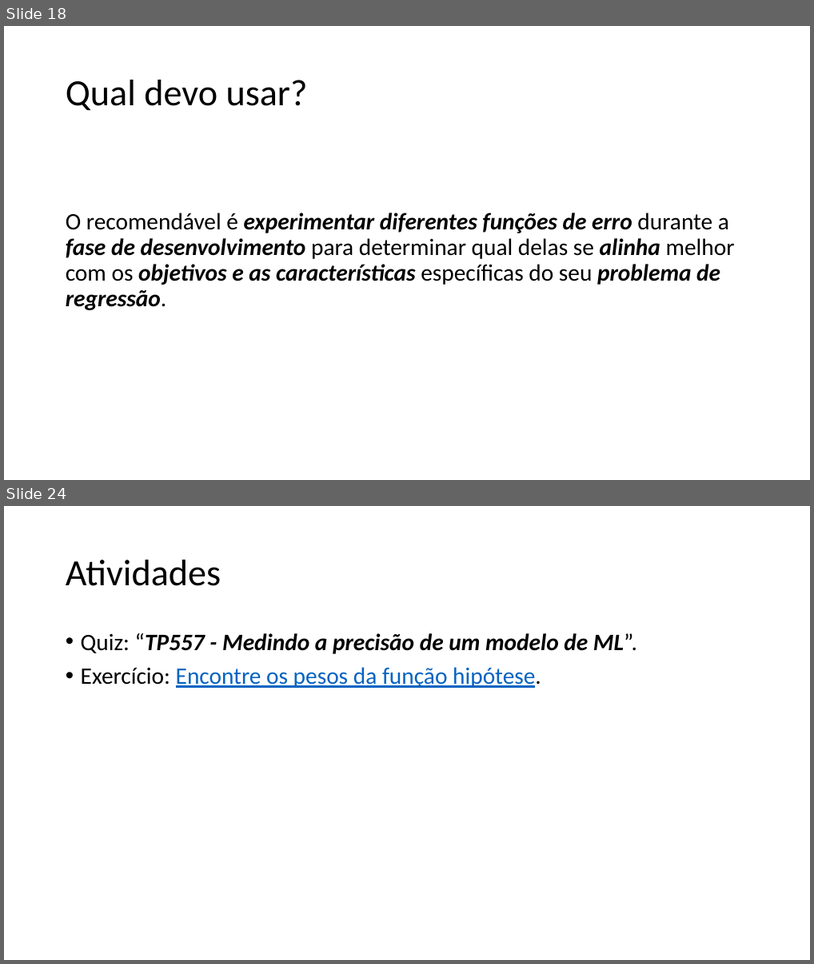
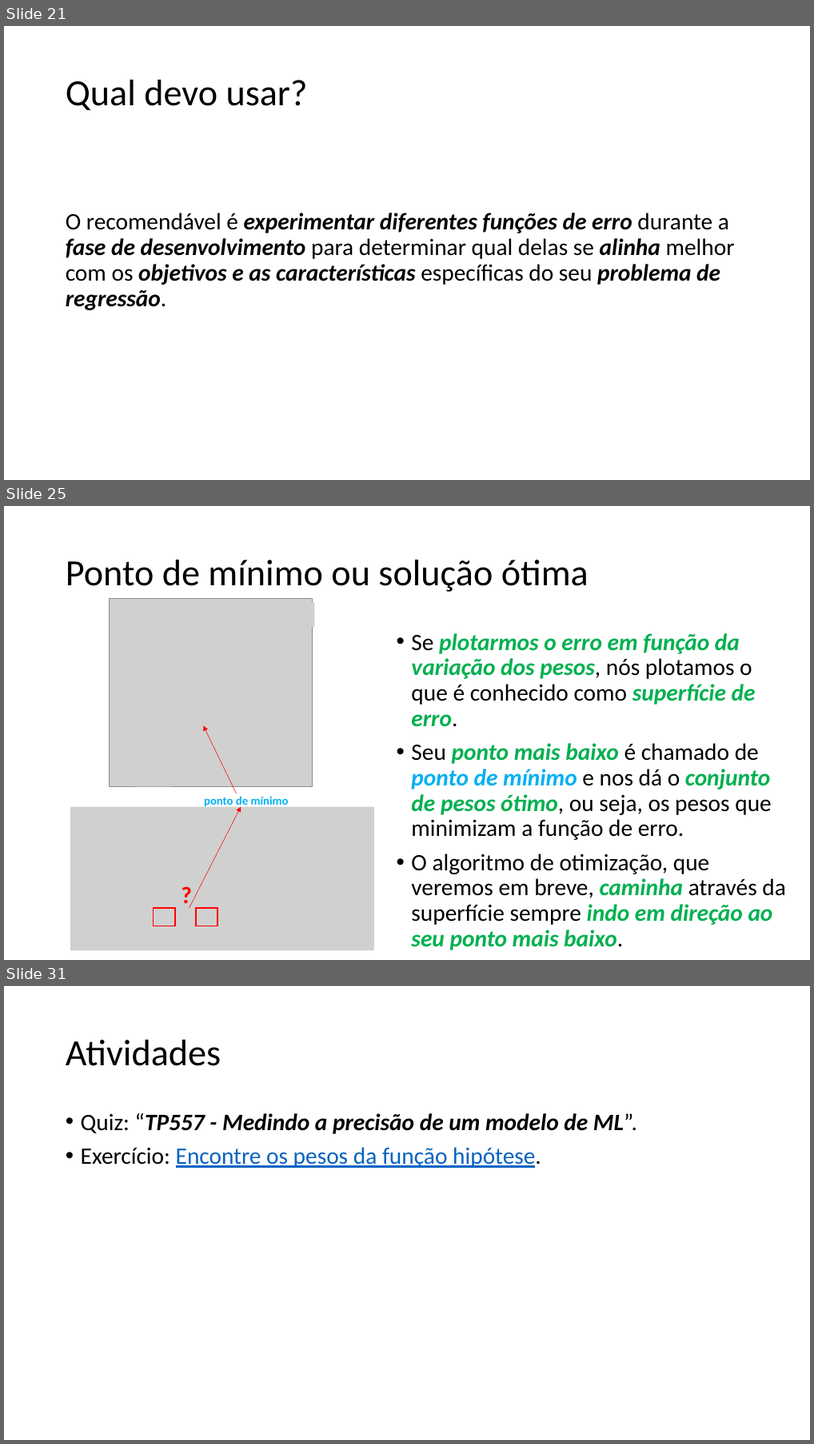
Before and after one commit to zz4fap/tp557-iot-ml, a slide deck: slides/TP557_5_Medindo_a_precisão_de_um_modelo_de_ML.pptx. Shown one above the other, each under a label of ours: slides 18 and 24 before the commit, slides 21, 25 and 31 after it; the slides between them are not shown. The pictures are 814x964 and 814x1444 pixels, drawn with LibreOffice and Linux fonts; fonts in the diff are those of the drawing; grey boxes stand for pictures. Boxes give left, top, right and bottom in pixels: in the first picture for what was removed or moved away, otherwise in the second. Text is boxed around its words. In the diff, an @@ line names an element or a change of style, - is before the commit and + after.

```diff
--- a/slides/TP557_5_Medindo_a_precisão_de_um_modelo_de_ML.pptx
+++ b/slides/TP557_5_Medindo_a_precisão_de_um_modelo_de_ML.pptx
@@ slide 25 added at box(4, 506, 810, 960), background #FFFFFF @@
@@ title added at box(66, 560, 589, 592), 44 pt, text #000000 @@
+Ponto de mínimo ou solução ótima
@@ group added at box(110, 598, 315, 786): 4 pictures @@
@@ text added at box(411, 633, 786, 950), 28 pt, text #000000 @@
+• Se plotarmos o erro em função da variação dos pesos, nós plotamos o que é conhecido como superfície de erro.
+• Seu ponto mais baixo é chamado de ponto de mínimo e nos dá o conjunto de pesos ótimo, ou seja, os pesos que minimizam a função de erro.
+• O algoritmo de otimização, que veremos em breve, caminha através da superfície sempre indo em direção ao seu ponto mais baixo.
@@ arrow added from (236, 793) to (204, 725), #FF0000 0.5 pt @@
@@ picture added at box(70, 807, 374, 950) @@
@@ arrow added from (189, 908) to (241, 807), #FF0000 0.5 pt @@
@@ text added at box(204, 796, 289, 808), 14 pt, text #00B0F0, bold @@
+ponto de mínimo
@@ text added at box(175, 877, 221, 912), 28 pt, text #FF0000, bold @@
+?
@@ rectangle added at box(154, 908, 175, 926), outline #FF0000 1.5 pt @@
@@ rectangle added at box(196, 908, 218, 926), outline #FF0000 1.5 pt @@
@@ what was slide 18 is now slide 21 @@
@@ what was slide 24 is now slide 31 @@
```
Also in this commit, not shown: 15 slides changed, 6 other slides added, 1 other file.
